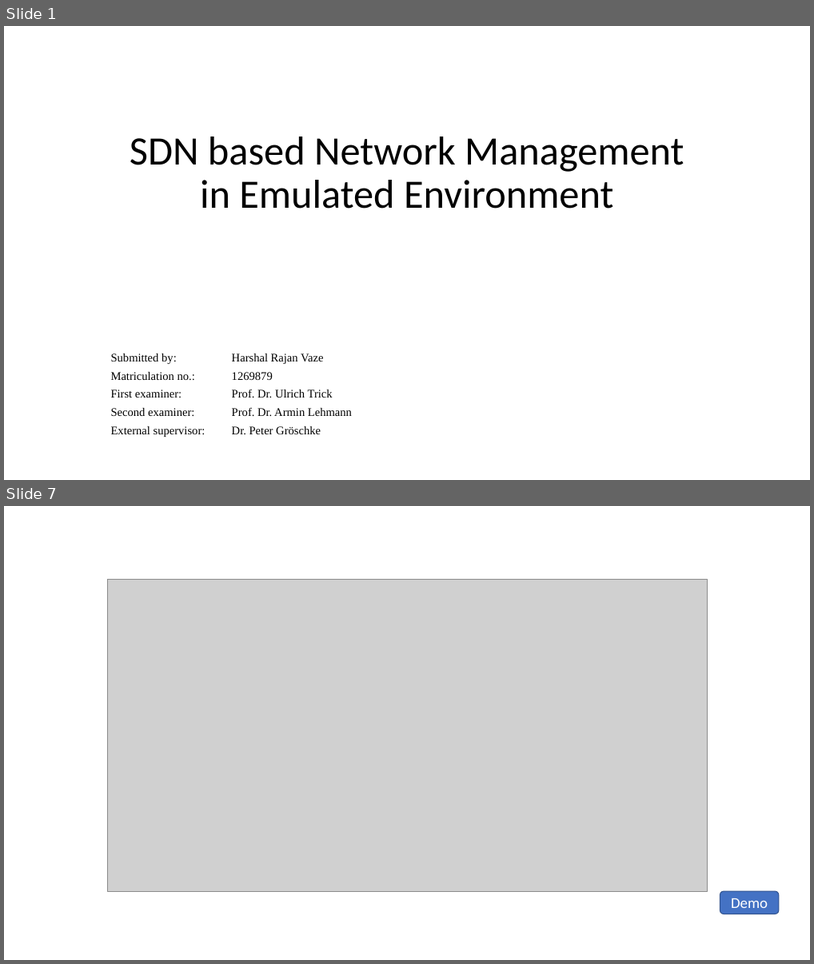
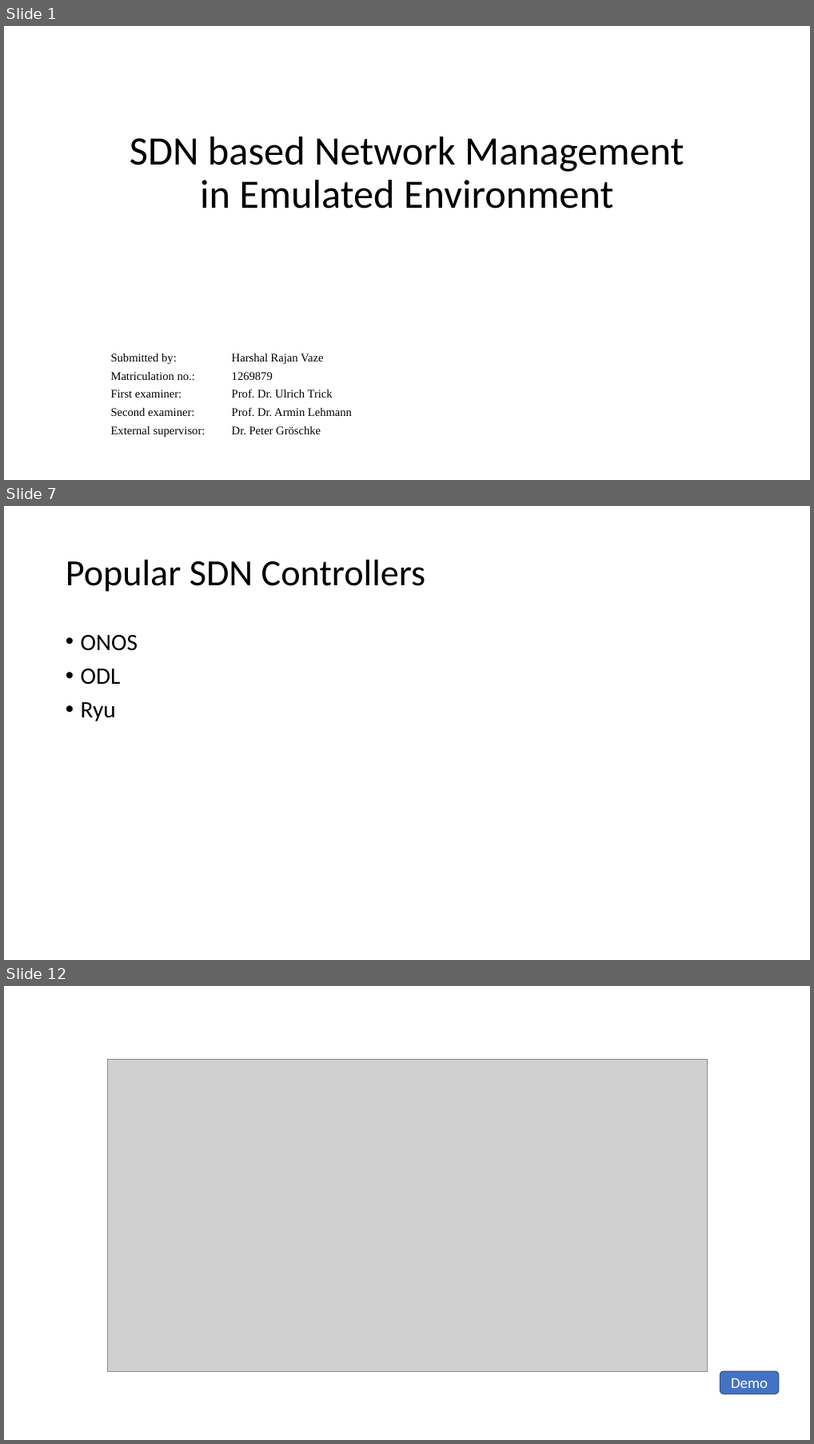
Before and after one commit to harshal-vaze/Software-Defined-Networking-with-ONOS, a slide deck: Thesis.pptx. Shown one above the other, each under a label of ours: slides 1 and 7 before the commit, slides 1, 7 and 12 after it; the slides between them are not shown. The pictures are 814x964 and 814x1444 pixels, drawn with LibreOffice and Linux fonts; fonts in the diff are those of the drawing; grey boxes stand for pictures. Boxes give left, top, right and bottom in pixels: in the first picture for what was removed or moved away, otherwise in the second. Text is boxed around its words. In the diff, an @@ line names an element or a change of style, - is before the commit and + after.

```diff
--- a/Thesis.pptx
+++ b/Thesis.pptx
@@ slide 7 added at box(4, 506, 810, 960), background #FFFFFF @@
@@ title added at box(66, 560, 426, 592), 44 pt, text #000000 @@
+Popular SDN Controllers
@@ text added at box(81, 635, 138, 721), 28 pt, text #000000 @@
+• ONOS
+• ODL
+• Ryu
@@ what was slide 7 is now slide 12 @@
```
Also in this commit, not shown: 6 other slides added, 1 other file.
